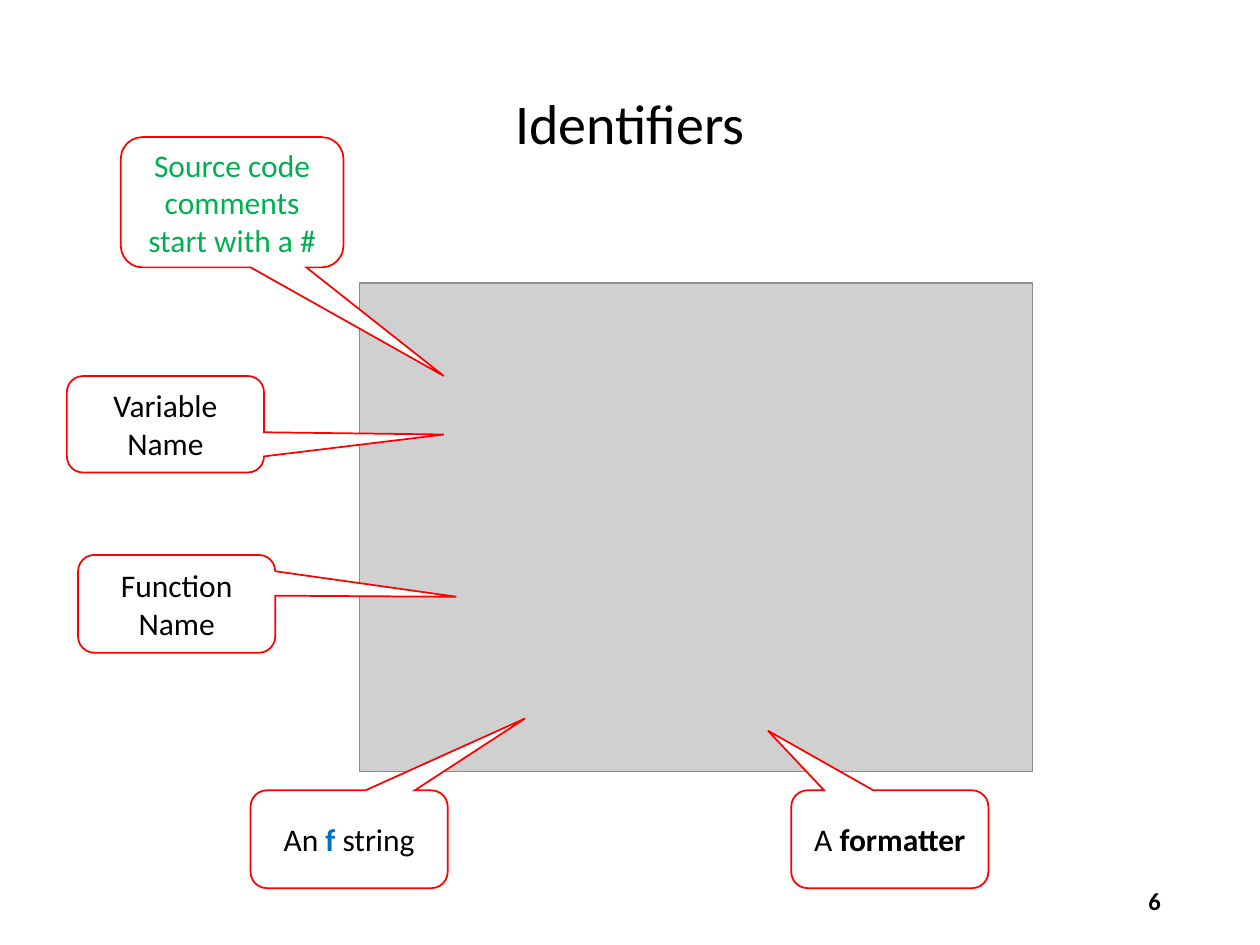
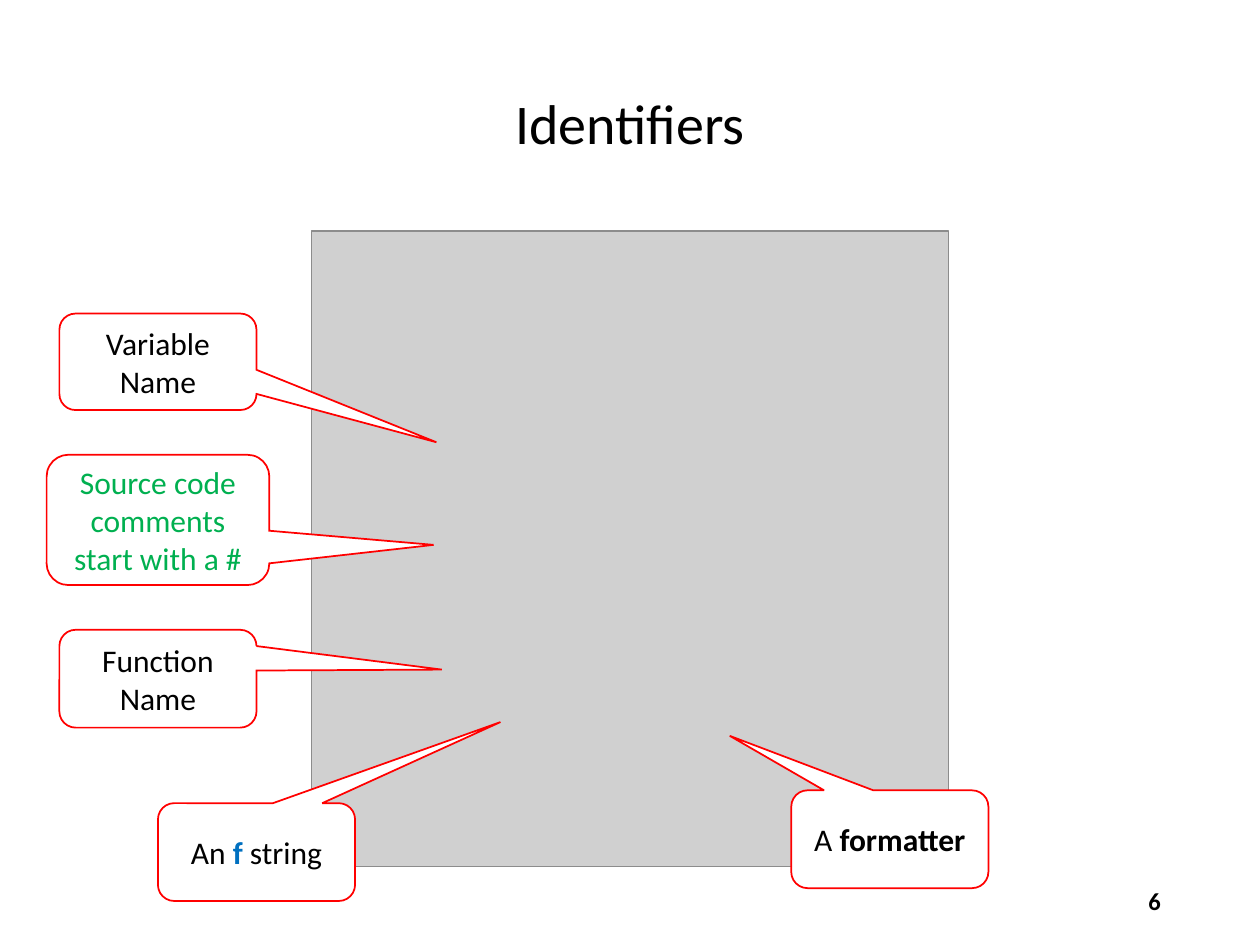
Before and after one commit to noahchampagne/QIS101, a slide deck: slide 6 of slides/Session 03 - Introducing Python/Session 03 - Introducing Python.pptx. Drawn at 1260x945 pixels with LibreOffice and Linux fonts; fonts in the diff are those of the drawing; grey boxes stand for pictures. Boxes give left, top, right and bottom in pixels: in the first picture for what was removed or moved away, otherwise in the second. Text is boxed around its words. In the diff, an @@ line names an element or a change of style, - is before the commit and + after.

Commit message:
Update screenshots

```diff
--- a/slides/Session 03 - Introducing Python/Session 03 - Introducing Python.pptx
+++ b/slides/Session 03 - Introducing Python/Session 03 - Introducing Python.pptx
@@ picture: place and size @@
-picture at box(359, 284, 1033, 771)
+picture at box(311, 231, 948, 866)
@@ rounded speech box "Variable": place and size @@
-rounded speech box "Variable" at box(67, 375, 263, 472)
+rounded speech box "Variable" at box(59, 314, 256, 411)
@@ proportions changed in 5 elements at box(791, 790, 988, 888), box(59, 314, 256, 411), box(158, 803, 354, 901), box(59, 630, 256, 728), box(47, 455, 270, 585) @@
@@ rounded speech box "Source code comments start with ...": place and size @@
-rounded speech box "Source code comments start with ..." at box(121, 137, 344, 267)
+rounded speech box "Source code comments start with ..." at box(47, 455, 270, 585)
@@ rounded speech box "Function": place and size @@
-rounded speech box "Function" at box(78, 554, 275, 653)
+rounded speech box "Function" at box(59, 630, 256, 728)
@@ rounded speech box "An f string": place and size @@
-rounded speech box "An f string" at box(251, 790, 447, 888)
+rounded speech box "An f string" at box(158, 803, 354, 901)
```
Also in this commit, not shown: 15 other slides changed, 6 slides added.
